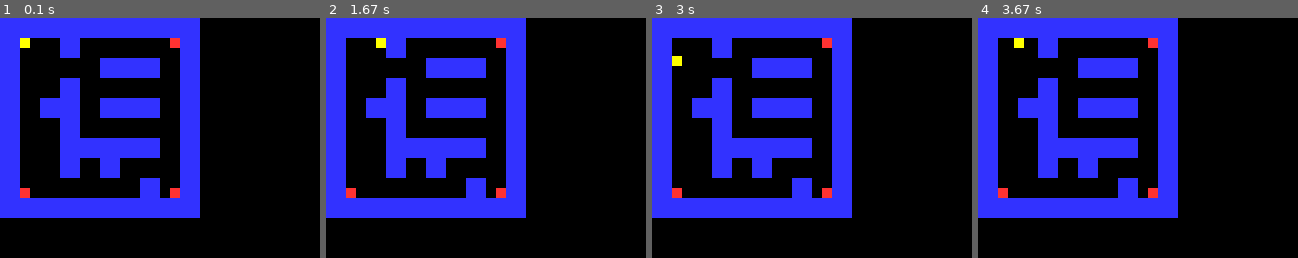
Above: before the commit, frames 1-4 (left to right).
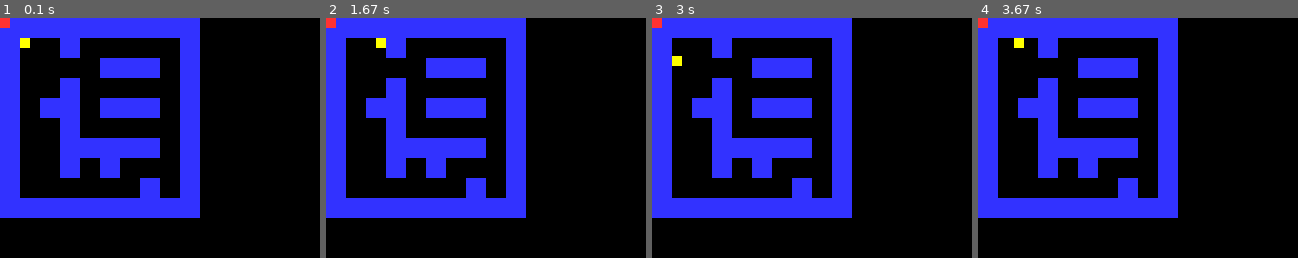
Above: after the commit, the same moments.

Repository: JavierRT7/RamosTurnes-classwork
Game: pygame game, started from pyGame/Maps/Maps.py
The game is run twice, just before and just after one commit, with the same random seed, the same clock (stepped at 60 frames per second) and the same inputs.
Inputs:
- Up to frame 1 (0.1 s): no input
- Up to frame 2 (1.67 s): hold Right 0.33-0.8 s; hold Right 1.17-1.63 s
- Up to frame 3 (3 s): hold Left 1.67-2.2 s; hold Down 2.23-2.53 s
- Up to frame 4 (3.67 s): hold Up 3-3.37 s; hold Right from 3.4 s (still down)
The pictures show only the part of the screen within x 0-50%, y 0-50%; the shares and areas given below are measured in that part.

The runs differ from the first frame. In frame 1, 0.5% of the frame differs, in the area x 0-57%, y 0-75%; in frame 2, 0.5%; in frame 3, 0.5%; in frame 4, 0.5%.

Commit message:
Update Maps.py

Diff:
--- a/pyGame/Maps/Maps.py
+++ b/pyGame/Maps/Maps.py
@@ -79,6 +79,7 @@
     self.image.fill(color)
     # Set the position of the sprite
     self.rect = self.image.get_rect()
+
   #End Procedure
 
   def upate(self):
@@ -120,22 +121,6 @@
 all_sprites_list.add(pacman)
 for counter in range(3):
   ghost = Enemy(RED, 10, 10)
-  if counter == 0:
-    ghost.rect.x = 170
-    ghost.rect.y = 20
-    print(ghost.speed2_x)
-    print(ghost.speed2_y)
-  elif counter == 1:
-    ghost.rect.x = 170
-    ghost.rect.y = 170
-    print(ghost.speed2_x)
-    print(ghost.speed2_y)
-  elif counter == 2:
-    ghost.rect.x = 20
-    ghost.rect.y = 170
-    print(ghost.speed2_x)
-    print(ghost.speed2_y)
-  #End If
   enemy_list.add(ghost)
   all_sprites_list.add(ghost)
 #Next
